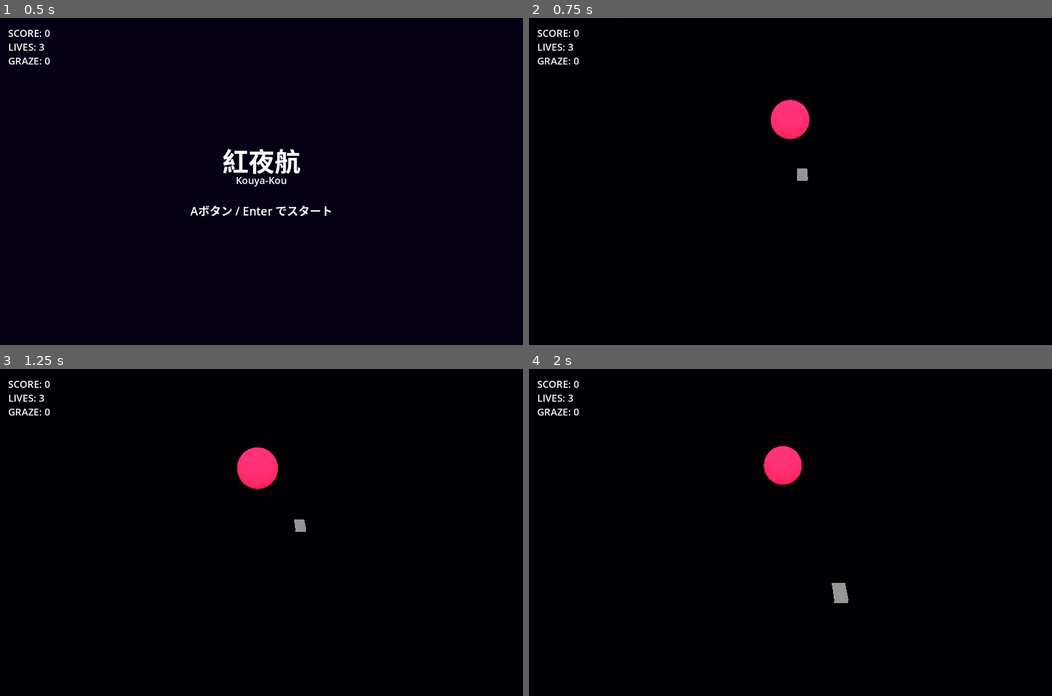
Above: before the commit, frames 1-4 (two rows, left to right).
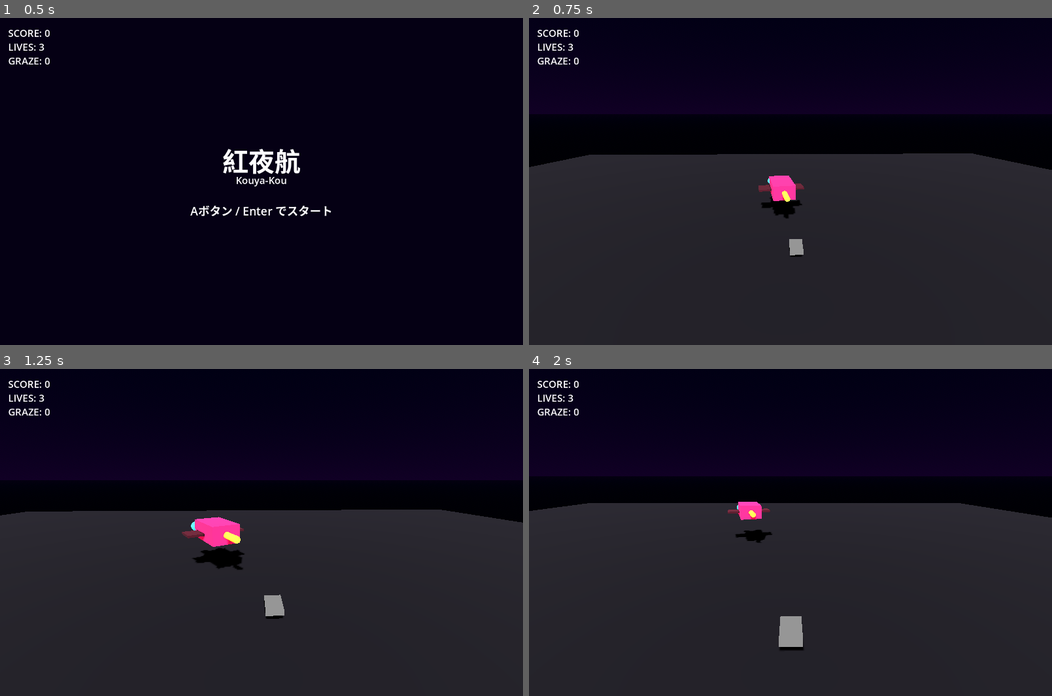
Above: after the commit, the same moments.

Repository: fillu87gyc/kyk
Game: Godot game, scene res://scenes/main.tscn
Two runs of this game, one before a commit and one after it. Both use one fixed random seed, a clock stepped at 60 frames per second and the inputs below.
Inputs:
- Up to frame 1 (0.5 s): no input
- Up to frame 2 (0.75 s): tap Enter at 0.5 s; hold D (move_right) from 0.53 s (still down); hold Shift (focus) from 0.53 s (still down)
- Up to frame 3 (1.25 s): keep holding D (move_right); keep holding Shift (focus)
- Up to frame 4 (2 s): release D (move_right) at 1.28 s; release Shift (focus) at 1.28 s; hold S (move_down) from 1.28 s (still down); tap Shift (focus) at 1.35 s

Frame 1 is identical in both runs. In frame 2, 69% of the frame differs, in the area x 0-100%, y 14-100%; in frame 3, 67%; in frame 4, 69%, in the area x 0-100%, y 18-100%.

Commit message:
feat: 地面・シャドウ・TPSカメラ・前後が分かるボス形状を追加
- DirectionalLight3D の shadow_enabled を有効化し、地面平面
  (PlaneMesh) を追加して影が落ちる空間を用意
- Player を "player" グループへ登録（エイム弾とボスの向き直りが
  実際のプレイヤー座標を参照できるよう修正）
- ProceduralPresenter をBoxMesh本体+砲身(前)+スラスター(後)+翼の
  構成に変更し、tick() でプレイヤー方向へ水平回転するようにした
- Game のカメラをアーマードコア風TPSに変更:
  プレイヤー後方上方オフセットへ追従し、前方を look_at する

https://claude.ai/code/session_01R3QdRHSXFunoebyks2QUAC

Diff:
--- a/core/procedural_presenter.gd
+++ b/core/procedural_presenter.gd
@@ -2,28 +2,80 @@
 extends BossPresenter
 
 var _mesh_instance: MeshInstance3D
-var _sphere: SphereMesh
 var _material: StandardMaterial3D
+var _cannon_material: StandardMaterial3D
 var _time := 0.0
 var _pulse_speed := 1.0
 var _bob_time := 0.0
 const _BASE_Y := 1.5
 
 func _ready() -> void:
-	_sphere = SphereMesh.new()
-	_sphere.radius = 1.2
-	_sphere.height = 2.4
+	# Body: elongated box so front/back are visually distinct from any angle.
+	var body_mesh := BoxMesh.new()
+	body_mesh.size = Vector3(1.2, 0.8, 2.2)
 
 	_material = StandardMaterial3D.new()
 	_material.albedo_color = Color(0.8, 0.1, 0.3)
 	_material.emission_enabled = true
 	_material.emission = Color(0.6, 0.05, 0.2)
 	_material.emission_energy_multiplier = 1.5
-	_sphere.material = _material
+	body_mesh.material = _material
 
 	_mesh_instance = MeshInstance3D.new()
-	_mesh_instance.mesh = _sphere
+	_mesh_instance.mesh = body_mesh
 	add_child(_mesh_instance)
+
+	# Cannon: front marker, points toward the player along local -Z.
+	_cannon_material = StandardMaterial3D.new()
+	_cannon_material.albedo_color = Color(1.0, 0.6, 0.1)
+	_cannon_material.emission_enabled = true
+	_cannon_material.emission = Color(1.0, 0.5, 0.1)
+	_cannon_material.emission_energy_multiplier = 2.0
+
+	var cannon_mesh := CylinderMesh.new()
+	cannon_mesh.top_radius = 0.14
+	cannon_mesh.bottom_radius = 0.14
+	cannon_mesh.height = 1.0
+	cannon_mesh.material = _cannon_material
+
+	var cannon := MeshInstance3D.new()
+	cannon.mesh = cannon_mesh
+	cannon.rotation_degrees = Vector3(90, 0, 0)
+	cannon.position = Vector3(0, 0, -1.5)
+	_mesh_instance.add_child(cannon)
+
+	# Thrusters: back marker, glow blue, sit on local +Z.
+	for side in [-0.45, 0.45]:
+		var thruster_mat := StandardMaterial3D.new()
+		thruster_mat.albedo_color = Color(0.1, 0.5, 1.0)
+		thruster_mat.emission_enabled = true
+		thruster_mat.emission = Color(0.1, 0.5, 1.0)
+		thruster_mat.emission_energy_multiplier = 2.5
+
+		var thruster_mesh := CylinderMesh.new()
+		thruster_mesh.top_radius = 0.22
+		thruster_mesh.bottom_radius = 0.12
+		thruster_mesh.height = 0.5
+		thruster_mesh.material = thruster_mat
+
+		var thruster := MeshInstance3D.new()
+		thruster.mesh = thruster_mesh
+		thruster.rotation_degrees = Vector3(90, 0, 0)
+		thruster.position = Vector3(side, 0, 1.25)
+		_mesh_instance.add_child(thruster)
+
+	# Wings: break the silhouette so the body reads as a 3D craft, not a sphere.
+	var wing_mat := StandardMaterial3D.new()
+	wing_mat.albedo_color = Color(0.35, 0.05, 0.15)
+
+	var wing_mesh := BoxMesh.new()
+	wing_mesh.size = Vector3(2.6, 0.1, 0.9)
+	wing_mesh.material = wing_mat
+
+	var wing := MeshInstance3D.new()
+	wing.mesh = wing_mesh
+	wing.position = Vector3(0, -0.1, 0.3)
+	_mesh_instance.add_child(wing)
 
 func on_state_changed(new_state: String) -> void:
 	match new_state:
@@ -36,6 +88,7 @@
 		"DEFEATED":
 			_pulse_speed = 0.0
 			_material.emission_energy_multiplier = 0.0
+			_cannon_material.emission_energy_multiplier = 0.0
 
 func on_hp_changed(ratio: float) -> void:
 	_material.albedo_color = Color(0.8, 0.1 + (1.0 - ratio) * 0.5, 0.3)
@@ -43,6 +96,7 @@
 
 func on_spell_declared(_spell_name: String) -> void:
 	_material.emission = Color(1.0, 0.8, 0.0)
+	_cannon_material.emission = Color(1.0, 0.8, 0.0)
 
 func tick(delta: float) -> void:
 	_time += delta * _pulse_speed
@@ -50,6 +104,16 @@
 	var s := 1.0 + sin(_time) * 0.1
 	_mesh_instance.scale = Vector3(s, s, s)
 	position.y = _BASE_Y + sin(_bob_time * 0.7) * 0.5
+	_face_player()
+
+func _face_player() -> void:
+	var players := get_tree().get_nodes_in_group("player")
+	if players.is_empty():
+		return
+	var to_player: Vector3 = players[0].global_position - global_position
+	to_player.y = 0.0
+	if to_player.length() > 0.1:
+		look_at(global_position + to_player, Vector3.UP)
 
 func is_valid() -> bool:
 	return true
--- a/scenes/game.tscn
+++ b/scenes/game.tscn
@@ -48,10 +48,11 @@
 [node name="DirectionalLight3D" type="DirectionalLight3D" parent="."]
 transform = Transform3D(1, 0, 0, 0, 0.707107, 0.707107, 0, -0.707107, 0.707107, 0, 10, 10)
 light_energy = 1.5
+shadow_enabled = true
 
 [node name="Camera3D" type="Camera3D" parent="."]
 transform = Transform3D(1, 0, 0, 0, 0.819152, 0.573576, 0, -0.573576, 0.819152, 0, 10, 15)
-fov = 55.0
+fov = 70.0
 
 [node name="Player" type="CharacterBody3D" parent="."]
 script = ExtResource("2_player")
--- a/scripts/game.gd
+++ b/scripts/game.gd
@@ -2,6 +2,10 @@
 
 signal game_over(score: int)
 signal score_updated(score: int)
+
+const CAM_OFFSET := Vector3(0.0, 4.0, 7.0)
+const CAM_LOOK_AHEAD := 9.0
+const CAM_FOLLOW_LERP := 5.0
 
 var score := 0
 var _graze_score := 10
@@ -11,6 +15,7 @@
 @onready var _bullet_manager: Node3D = $BulletManager
 @onready var _presenter: BossPresenter = $BossPresenterSlot
 @onready var _camera: Camera3D = $Camera3D
+@onready var _light: DirectionalLight3D = $DirectionalLight3D
 @onready var _score_label: Label = $HUD/ScoreLabel
 @onready var _lives_label: Label = $HUD/LivesLabel
 @onready var _graze_label: Label = $HUD/GrazeLabel
@@ -20,7 +25,22 @@
 	_player.graze_triggered.connect(_on_graze)
 	_bullet_manager.bullet_hit_player.connect(_on_bullet_hit)
 	_bullet_manager.bullet_grazed_player.connect(_on_bullet_graze)
+	_setup_world()
 	_update_hud()
+
+func _setup_world() -> void:
+	_light.shadow_enabled = true
+
+	var ground := MeshInstance3D.new()
+	var plane := PlaneMesh.new()
+	plane.size = Vector2(60.0, 60.0)
+	var ground_mat := StandardMaterial3D.new()
+	ground_mat.albedo_color = Color(0.05, 0.03, 0.09)
+	ground_mat.roughness = 0.85
+	plane.material = ground_mat
+	ground.mesh = plane
+	ground.position = Vector3(0.0, -0.2, 3.0)
+	add_child(ground)
 
 func start(seed_val: int = 0) -> void:
 	_running = true
@@ -38,8 +58,16 @@
 		return
 	_bullet_manager.check_collisions(_player.global_position)
 	_presenter.tick(delta)
-	var target_cam_x := _player.global_position.x * 0.2
-	_camera.position.x = lerp(_camera.position.x, target_cam_x, delta * 2.5)
+	_update_camera(delta)
+
+func _update_camera(delta: float) -> void:
+	var player_pos := _player.global_position
+	var target_pos := player_pos + CAM_OFFSET
+	_camera.global_position = _camera.global_position.lerp(
+		target_pos, delta * CAM_FOLLOW_LERP)
+	var look_target := Vector3(
+		player_pos.x, player_pos.y + 0.5, player_pos.z - CAM_LOOK_AHEAD)
+	_camera.look_at(look_target, Vector3.UP)
 
 func _on_bullet_hit(_pos: Vector3) -> void:
 	_player.take_hit()
--- a/scripts/player.gd
+++ b/scripts/player.gd
@@ -10,6 +10,9 @@
 const INVINCIBLE_DURATION := 2.0
 
 @onready var _hitbox_visual: MeshInstance3D = $HitboxVisual
+
+func _ready() -> void:
+	add_to_group("player")
 
 func _physics_process(delta: float) -> void:
 	if _invincible:
--- a/tests/e2e/test_e2e_game_loop.gd
+++ b/tests/e2e/test_e2e_game_loop.gd
@@ -14,6 +14,8 @@
 #   E2E-8  開始でボス Presenter が ATTACK へ … CUJ-8
 #   E2E-12 ゲームループがボス表現を駆動する   … CUJ-8
 #   E2E-13 停止中はボス表現を駆動しない       … CUJ-8
+#   E2E-14 Player は player グループに属する … CUJ-3, CUJ-8
+#   E2E-15 ゲームループでボスがプレイヤーを向く … CUJ-8
 #
 # ノードは独自スクリプトのメンバーへ動的アクセスするため、型注釈を付けず Variant で扱う。
 extends GutTest
@@ -107,6 +109,23 @@
 	bm._spawn_wave() # wave 1 → エイム 5 発
 	assert_eq(bm._bullets.size(), 21, "次のウェーブでエイム 5 発が加わる")
 
+# E2E-14 ---------------------------------------------------------------
+# プレイヤーが "player" グループに属していることを検証する。
+# このグループはエイム弾の標的取得（BulletManager._get_player_pos）と
+# ボスの向き直り（ProceduralPresenter._face_player）の両方が依存する。
+func test_player_is_in_player_group() -> void:
+	assert_true(_player().is_in_group("player"),
+		"Player ノードは player グループに属する")
+
+# E2E-15 ---------------------------------------------------------------
+func test_boss_faces_player_during_game_loop() -> void:
+	_game.start(777)
+	_player().global_position = Vector3(8.0, 0.0, 6.0)
+	_game._physics_process(0.1)
+	var presenter = _game.get_node("BossPresenterSlot")
+	var forward: Vector3 = -presenter.global_transform.basis.z
+	assert_gt(forward.x, 0.0, "プレイヤーがX+方向にいればボスもX+方向を向く")
+
 # E2E-8 ----------------------------------------------------------------
 func test_start_drives_boss_presenter_to_attack() -> void:
 	var presenter = _game.get_node("BossPresenterSlot")
--- a/tests/test_procedural_presenter.gd
+++ b/tests/test_procedural_presenter.gd
@@ -1,7 +1,7 @@
 # 単体テスト: ProceduralPresenter（デフォルトの幾何学ボス表現）
 #
 # カバーする CUJ:
-#   CUJ-8  ボス表現（ステート/HP/スペル → 見た目更新）
+#   CUJ-8  ボス表現（ステート/HP/スペル → 見た目更新、前後が分かる形状・プレイヤー追従）
 #
 # _ready() でメッシュ・マテリアルを生成するため SceneTree に追加してから検証する。
 extends GutTest
@@ -17,6 +17,33 @@
 	assert_not_null(_p._mesh_instance, "_ready でメッシュインスタンスを生成する")
 	assert_not_null(_p._material, "_ready でマテリアルを生成する")
 	assert_true(_p.is_valid(), "生成後は有効")
+
+func test_ready_builds_directional_parts() -> void:
+	assert_not_null(_p._cannon_material, "_ready で前方を示す砲身マテリアルを生成する")
+	assert_gt(_p._mesh_instance.get_child_count(), 0,
+		"本体に砲身/スラスター/翼などの子パーツが付く")
+
+func test_defeated_dims_cannon_too() -> void:
+	_p.on_state_changed("DEFEATED")
+	assert_almost_eq(_p._cannon_material.emission_energy_multiplier, 0.0, 0.0001,
+		"撃破で砲身の発光も消える")
+
+func test_face_player_rotates_toward_player() -> void:
+	var player := Node3D.new()
+	player.add_to_group("player")
+	player.global_position = Vector3(5.0, 0.0, 10.0)
+	add_child_autofree(player)
+	_p.global_position = Vector3.ZERO
+	_p.tick(0.016)
+	var forward := -_p.global_transform.basis.z
+	var expected := Vector3(5.0, 0.0, 10.0).normalized()
+	assert_almost_eq(forward.x, expected.x, 0.01, "プレイヤーの方向へ向きを変える")
+	assert_almost_eq(forward.z, expected.z, 0.01, "プレイヤーの方向へ向きを変える")
+
+func test_face_player_noop_without_player() -> void:
+	# プレイヤーが SceneTree にいない場合は回転せず例外も出ない
+	_p.tick(0.016)
+	assert_eq(_p.rotation, Vector3.ZERO, "プレイヤー不在なら向きは変わらない")
 
 func test_state_attack_increases_pulse() -> void:
 	_p.on_state_changed("IDLE")
